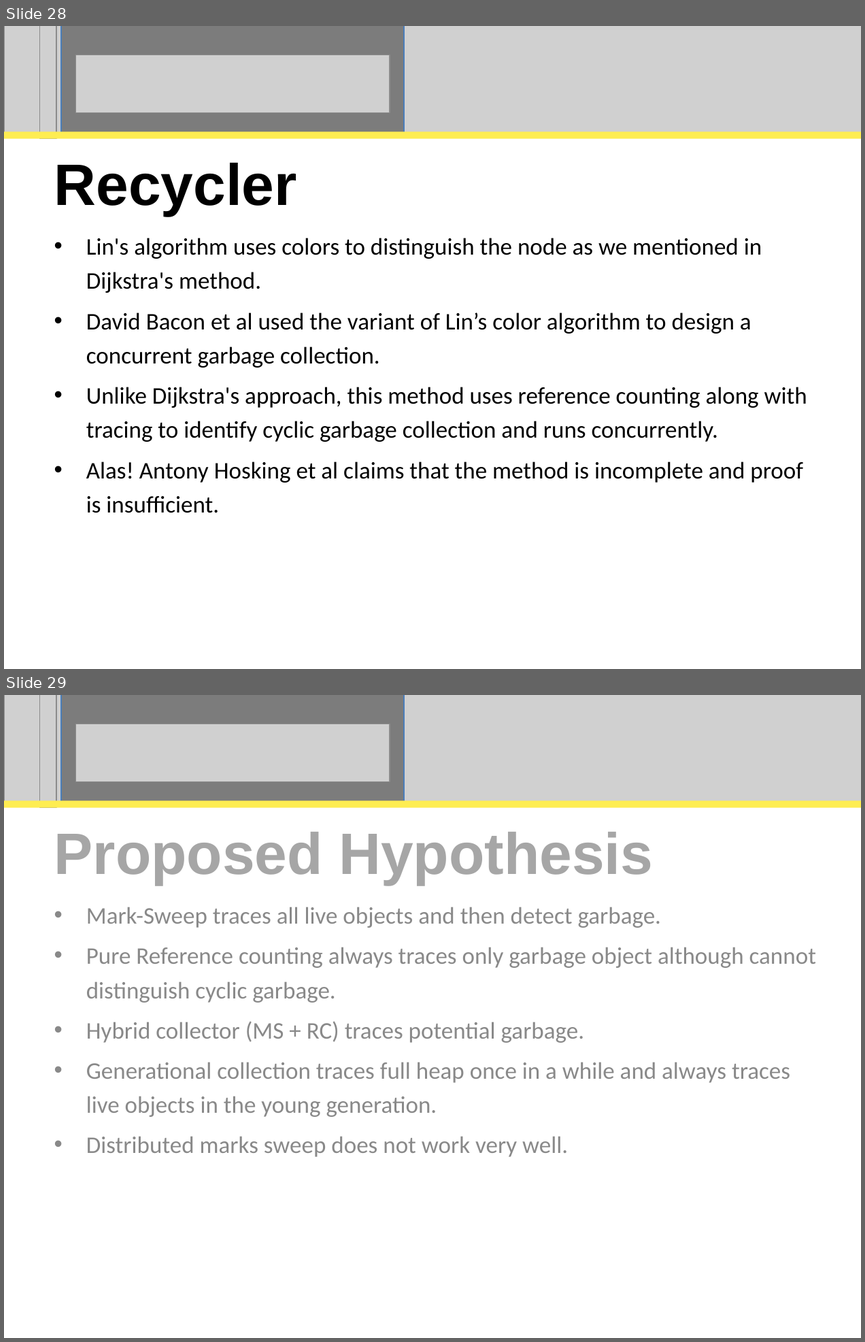
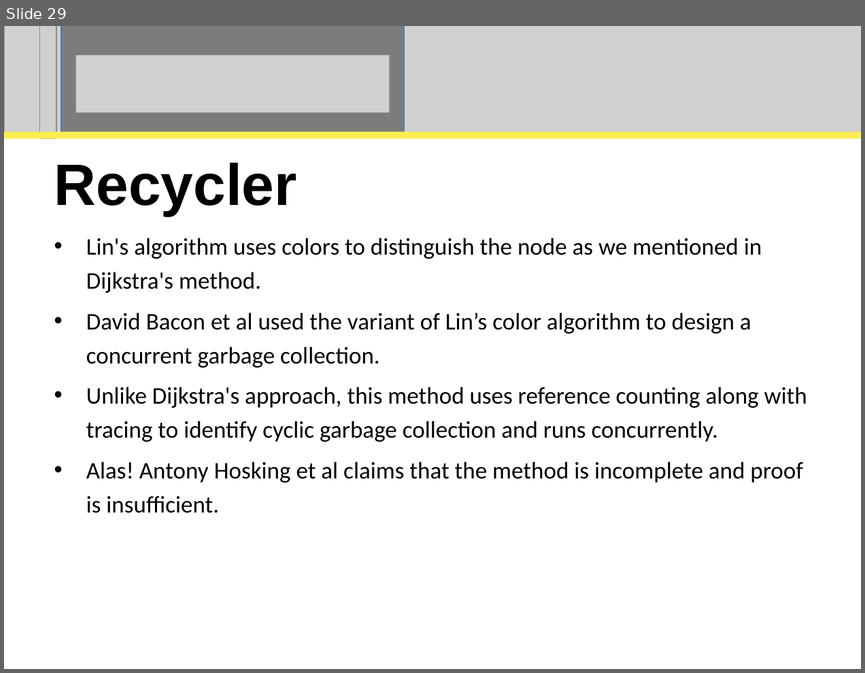
Before and after one commit to perpetualcoder/thesis, a slide deck: thesisppt/defense.ppt. Shown one above the other, each under a label of ours: slides 28 and 29 before the commit, slide 29 after it. The pictures are 865x1342 and 865x673 pixels, drawn with LibreOffice and Linux fonts; fonts in the diff are those of the drawing; grey boxes stand for pictures. Boxes give left, top, right and bottom in pixels: in the first picture for what was removed or moved away, otherwise in the second. Text is boxed around its words. In the diff, an @@ line names an element or a change of style, - is before the commit and + after.

```diff
--- a/thesisppt/defense.ppt
+++ b/thesisppt/defense.ppt
@@ slide 29 removed at [4,695,861,1338], background #FFFFFF @@
@@ picture removed at [4,695,861,802] @@
@@ picture removed at [40,695,56,808] @@
@@ rectangle removed at [61,695,404,802] @@
@@ picture removed at [76,724,390,783] @@
@@ rectangle removed at [4,800,861,807] @@
@@ title removed at [54,832,653,885] @@
-Proposed Hypothesis
@@ subtitle removed at [86,907,816,1157] @@
-• Mark-Sweep traces all live objects and then detect garbage.
-• Pure Reference counting always traces only garbage object although cannot distinguish cyclic garbage.
-• Hybrid collector (MS + RC) traces potential garbage.
-• Generational collection traces full heap once in a while and always traces live objects in the young generation.
-• Distributed marks sweep does not work very well.
@@ what was slide 28 is now slide 29 @@
```
Also in this commit, not shown: 21 slides changed, 3 slides added, 3 other slides removed, 8 other files.
